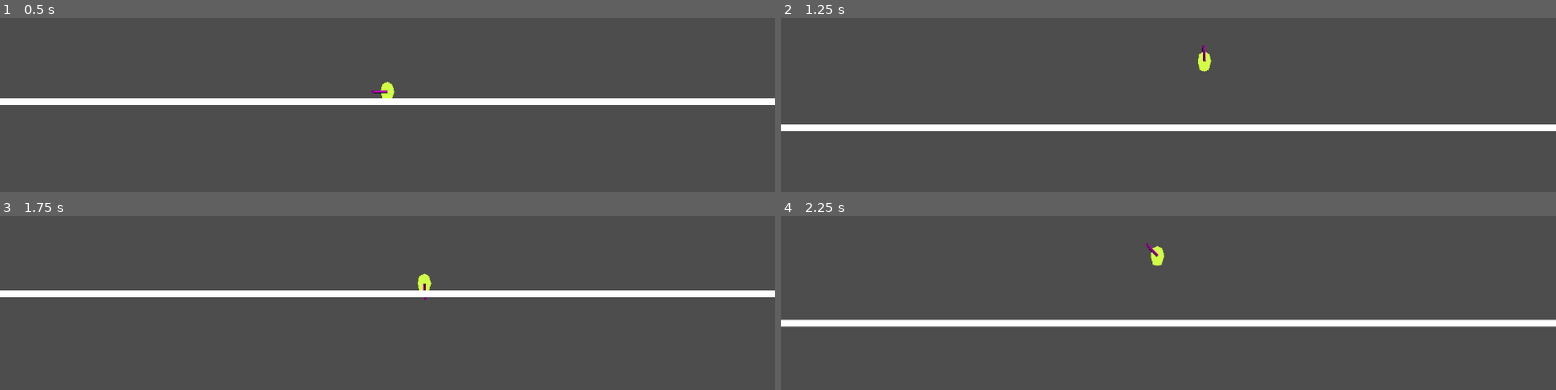
Above: before the commit, frames 1-4 (two rows, left to right).
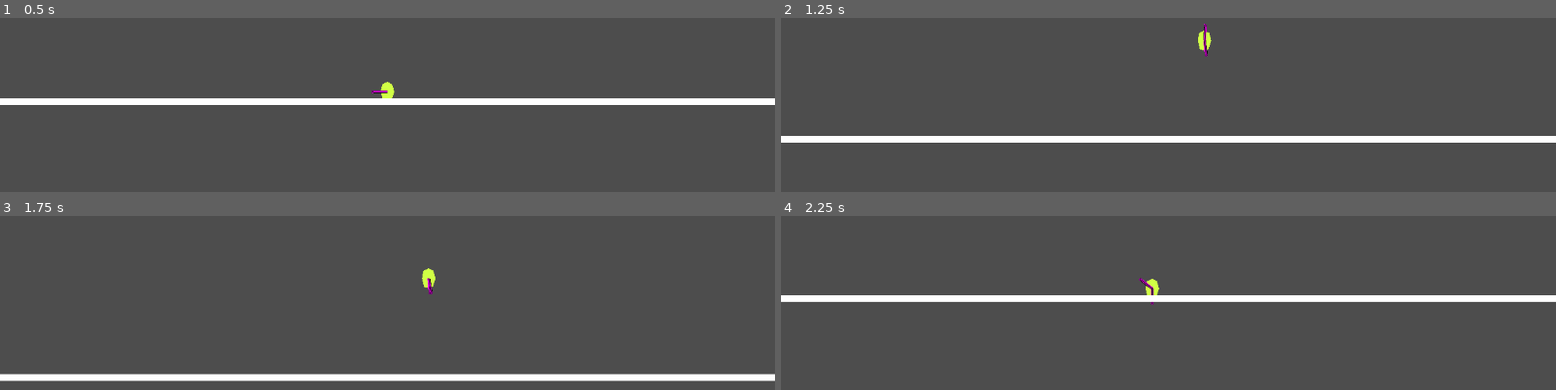
Above: after the commit, the same moments.

Repository: chloecat0/fools-journey
Game: Godot game, scene res://Main.tscn
The game is run twice, just before and just after one commit, with the same random seed, the same clock (stepped at 60 frames per second) and the same inputs.
Inputs (mouse positions are in pixels of both pictures, inside the frame that each line leads up to):
- Up to frame 1 (0.5 s): no input
- Up to frame 2 (1.25 s): move the mouse to (1339, 49) at 0.52 s; hold Right (move_right) from 0.53 s (still down); click (1339, 49) at 0.6 s; tap Space (jump) at 0.77, 1.07 s; right-click (1339, 49) at 0.8 s
- Up to frame 3 (1.75 s): keep holding Right (move_right); move the mouse to (232, 290) at 1.27 s; right-click (232, 290) at 1.35 s; tap Space (jump) at 1.52 s; tap Shift (dash, bound only after the commit) at 1.55 s
- Up to frame 4 (2.25 s): tap Space (jump) at 1.82 s; move the mouse to (outside the picture) at 2.02 s; release Right (move_right) at 2.03 s; hold Left (move_left) from 2.03 s (still down); tap Shift (dash, bound only after the commit) at 2.1 s

Frame 1 is identical in both runs. In frame 2, 8.1% of the frame differs, in the area x 0-100%, y 3-72%; in frame 3, 8.5%; in frame 4, 8.7%, in the area x 0-100%, y 15-64%.

Commit message:
Move player mechanics

Diff:
--- a/player.gd
+++ b/player.gd
@@ -1,31 +1,45 @@
 extends CharacterBody2D
 
-
 const SPEED = 300.0
+const DASH_SPEED = 1000.0
 const JUMP_VELOCITY = -400.0
 
-@export var weapon : Node2D = preload("res://sword.tscn").instantiate()
+var speed_multiplier: float = 1.0
+var jump_multiplier : float = 1.0
+var double_jumped : bool = false
+
+@export var weapon1 : Node2D = preload("res://sword.tscn").instantiate()
+@export var weapon2 : Node2D = preload("res://sword.tscn").instantiate()
 
 func _ready() -> void:
-	add_child(weapon)
+	add_child(weapon1)
+	add_child(weapon2)
 
 func _physics_process(delta: float) -> void:
-	weapon.look_at(get_global_mouse_position())
-	if Input.is_action_just_pressed("attack"):
-		weapon.rotate(PI/4)
+	weapon1.look_at(get_global_mouse_position())
+	weapon2.look_at(-get_global_mouse_position())
+	if Input.is_action_just_pressed("attack1"):
+		weapon1.rotate(PI/4)
+	if Input.is_action_just_pressed("attack2"):
+		weapon2.rotate(PI/4)
 
 	# Add the gravity.
 	if not is_on_floor():
 		velocity += get_gravity() * delta
 
 	# Handle jump.
-	if Input.is_action_just_pressed("jump") and is_on_floor():
-		velocity.y = JUMP_VELOCITY
+	if Input.is_action_just_pressed("jump") and (is_on_floor() or not double_jumped):
+		velocity.y = JUMP_VELOCITY*jump_multiplier
+		double_jumped = true
+
+	if is_on_floor():
+		double_jumped = false
 
 	# Get the input direction and handle the movement/deceleration.
 	var direction := Input.get_axis("move_left", "move_right")
+	var dashed := Input.is_action_just_pressed("dash")
 	if direction:
-		velocity.x = direction * SPEED
+		velocity.x = direction * (SPEED + (DASH_SPEED if dashed else 0)) * speed_multiplier
 	else:
-		velocity.x = move_toward(velocity.x, 0, SPEED)
+		velocity.x = move_toward(velocity.x, 0, SPEED*speed_multiplier)
 	move_and_slide()
--- a/project.godot
+++ b/project.godot
@@ -46,10 +46,22 @@
 , Object(InputEventJoypadButton,"resource_local_to_scene":false,"resource_name":"","device":-1,"button_index":0,"pressure":0.0,"pressed":false,"script":null)
 ]
 }
-attack={
+attack1={
 "deadzone": 0.2,
 "events": [Object(InputEventMouseButton,"resource_local_to_scene":false,"resource_name":"","device":-1,"window_id":0,"a …(253 unchanged characters)…
 , Object(InputEventJoypadMotion,"resource_local_to_scene":false,"resource_name":"","device":-1,"axis":5,"axis_value":1.0,"script":null)
+]
+}
+attack2={
+"deadzone": 0.2,
+"events": [Object(InputEventMouseButton,"resource_local_to_scene":false,"resource_name":"","device":-1,"window_id":0,"alt_pressed":false,"shift_pressed":false,"ctrl_pressed":false,"meta_pressed":false,"button_mask":0,"position":Vector2(0, 0),"global_position":Vector2(0, 0),"factor":1.0,"button_index":2,"canceled":false,"pressed":false,"double_click":false,"script":null)
+, Object(InputEventJoypadMotion,"resource_local_to_scene":false,"resource_name":"","device":-1,"axis":4,"axis_value":1.0,"script":null)
+]
+}
+dash={
+"deadzone": 0.2,
+"events": [Object(InputEventKey,"resource_local_to_scene":false,"resource_name":"","device":-1,"window_id":0,"alt_pressed":false,"shift_pressed":false,"ctrl_pressed":false,"meta_pressed":false,"pressed":false,"keycode":0,"physical_keycode":4194325,"key_label":0,"unicode":0,"location":0,"echo":false,"script":null)
+, Object(InputEventJoypadButton,"resource_local_to_scene":false,"resource_name":"","device":-1,"button_index":2,"pressure":0.0,"pressed":false,"script":null)
 ]
 }
 
